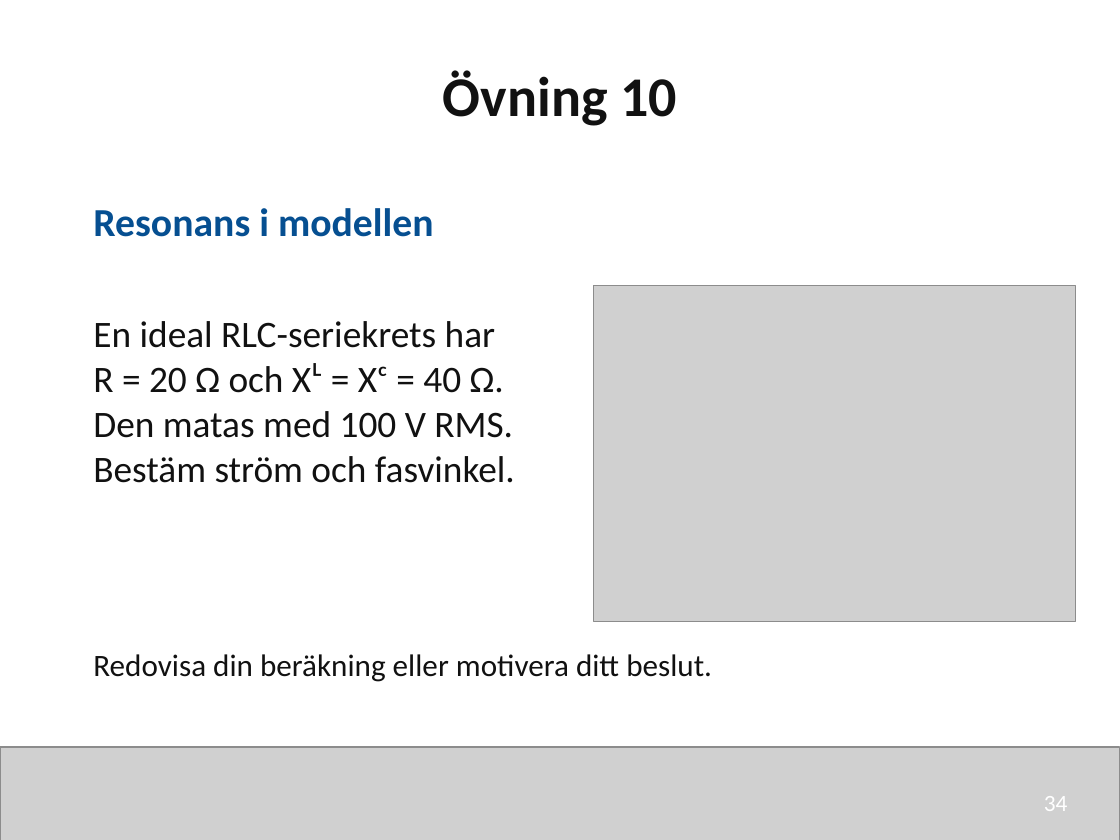
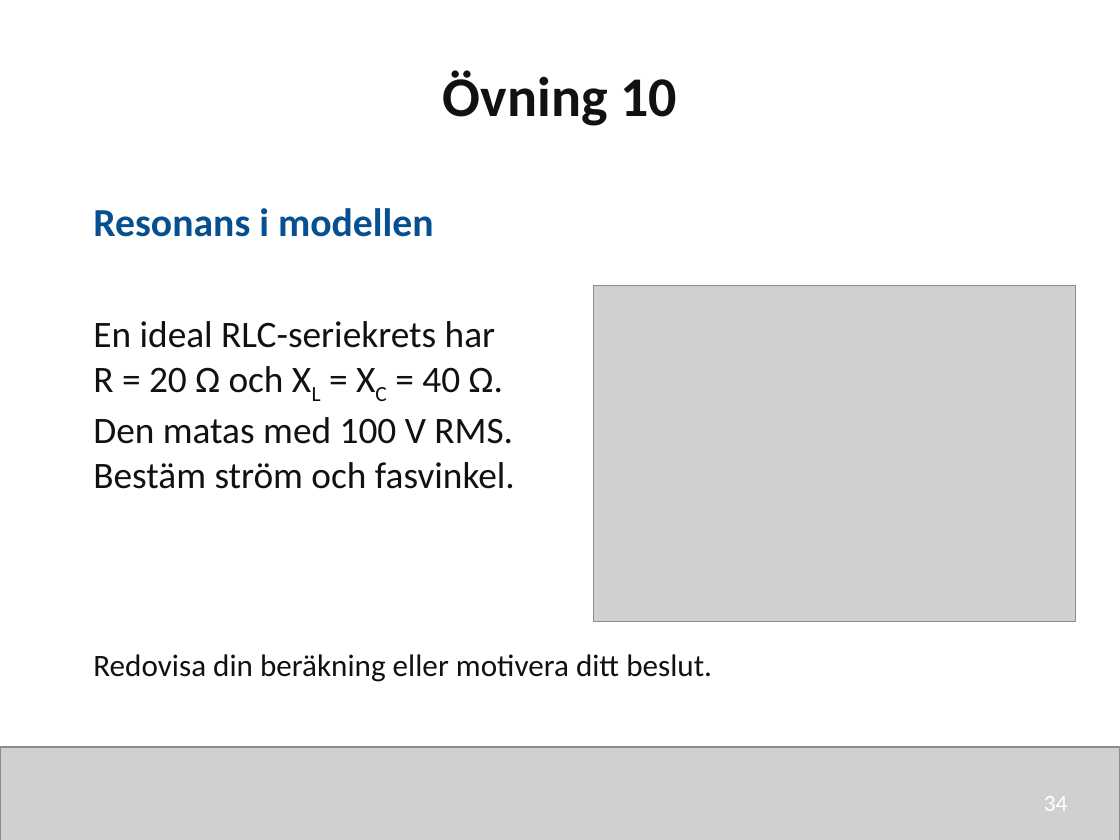
Before and after one commit to nj22az/nj22az.github.io, a slide deck: slide 34 of sjoskolan/vecka-40/aktuell/v40_02_Reaktans_och_impedans_elev.pptx. Drawn at 1120x840 pixels with LibreOffice and Linux fonts; fonts in the diff are those of the drawing; grey boxes stand for pictures. Boxes give left, top, right and bottom in pixels: in the first picture for what was removed or moved away, otherwise in the second. Text is boxed around its words. In the diff, an @@ line names an element or a change of style, - is before the commit and + after.

```diff
--- a/sjoskolan/vecka-40/aktuell/v40_02_Reaktans_och_impedans_elev.pptx
+++ b/sjoskolan/vecka-40/aktuell/v40_02_Reaktans_och_impedans_elev.pptx
@@ text at (x1=93, y1=321, x2=515, y2=489): text changed @@
-En ideal RLC-seriekrets har R = 20 Ω och Xᴸ = Xᶜ = 40 Ω. Den matas med 100 V RMS. Bestäm ström och fasvinkel.
+En ideal RLC-seriekrets har R = 20 Ω och XL = XC = 40 Ω. Den matas med 100 V RMS. Bestäm ström och fasvinkel.
```
Also in this commit, not shown: 28 other slides changed, 12 other files.
